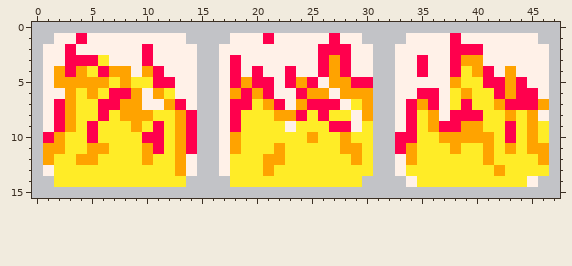
Pixel-art sprite, stored at ldjam50-lohja/Assets/Sprites/Floor_Fire.png. That is the earlier state.
The file is 48x16 pixels.
The result:
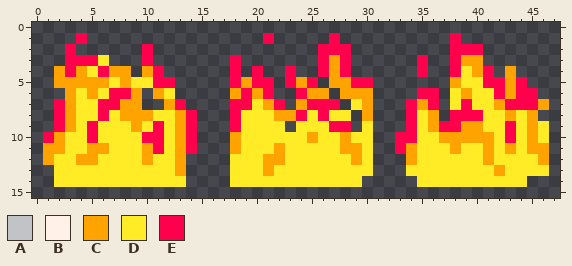
Palette (. is transparent): A #c2c3c7  B #fff1e8  C #ffa300  D #ffec27  E #ff004d
Edits made:
@@ x 0..47 @@
- 0 AAAAAAAAAAAAAAAAAAAAAAAAAAAAAAAAAAAAAAAAAAAAAAAA
- 1 AABBEBBBBBBBBBAAAABBBEBBBBBEBBAAAABBBBEBBBBBBBAA
- 2 ABBEBBBBBBEBBBBAABBBBBBBBBEEEBBAABBBBBEEEBBBBBBA
- 3 ABBEEEDBBBEBBBBAABEBBBBBBBECEBBAABBEBBECCBBBBBBA
- 4 ABCECDECCBCEBBBAABEBEBBEBBECEBBAABBEBBEDCEBCBBBA
- 5 ABCCCCCDCDDEEBBAABECEEBECEBCCEEAABBBBBCDDEECEBBA
- 6 ABBCDCDEECBCDBBAABCECEBBECCBCCCAABBEEBDCDDECEEBA
- 7 ABECDDEECCBBCEBAABEEDCEBCEEEBDCAABECEBDEDDCEEECA
- 8 ABECDDEDCCCDDCEAABEDDDCCEDEDDBCAABEDCBEEEDDCDCBA
- 9 ABECDEDDDCDEDCEAABEDDDDBDDDEEBDAABEDCEECCDDEDCDA
-10 AECDDEDDDDEEDCEAABCDDDDDDCDDCDDAAEEDDCCCCCDEDCDA
-11 ACCDDCCDDDCEDCEAABCDDDCDDDDDCCDAAECDDDCDDCDCDCCA
-12 ACDDCCDDDDCDDCBAABDDDCCDDDDDDCDAABCDDDDDDCDDDDCA
-13 ABDDDDDDDDDDDCBAABDDDCDDDDDDDDDAABDDDDDDDDCDDDDA
-14 AADDDDDDDDDDDDAAAADDDDDDDDDDDDAAAABDDDDDDDDDDBAA
-15 AAAAAAAAAAAAAAAAAAAAAAAAAAAAAAAAAAAAAAAAAAAAAAAA
+ 0 ................................................
+ 1 ....E................E.....E..........E.........
+ 2 ...E......E...............EEE.........EEE.......
+ 3 ...EEED...E.......E.......ECE......E..ECC.......
+ 4 ..CECDECC.CE......E.E..E..ECE......E..EDCE.C....
+ 5 ..CCCCCDCDDEE.....ECEE.ECE.CCEE.......CDDEECE...
+ 6 ...CDCDEEC.CD.....CECE..ECC.CCC....EE.DCDDECEE..
+ 7 ..ECDDEECC..CE....EEDCE.CEEE.DC...ECE.DEDDCEEEC.
+ 8 ..ECDDEDCCCDDCE...EDDDCCEDEDD.C...EDC.EEEDDCDC..
+ 9 ..ECDEDDDCDEDCE...EDDDD.DDDEE.D...EDCEECCDDEDCD.
+10 .ECDDEDDDDEEDCE...CDDDDDDCDDCDD..EEDDCCCCCDEDCD.
+11 .CCDDCCDDDCEDCE...CDDDCDDDDDCCD..ECDDDCDDCDCDCC.
+12 .CDDCCDDDDCDDC....DDDCCDDDDDDCD...CDDDDDDCDDDDC.
+13 ..DDDDDDDDDDDC....DDDCDDDDDDDDD...DDDDDDDDCDDDD.
+14 ..DDDDDDDDDDDD....DDDDDDDDDDDD.....DDDDDDDDDD...
+15 ................................................
Boxes around the changes in both pictures, in picture pixels (x1, y1, x2, y2):
erased: (32, 22, 560, 198)
